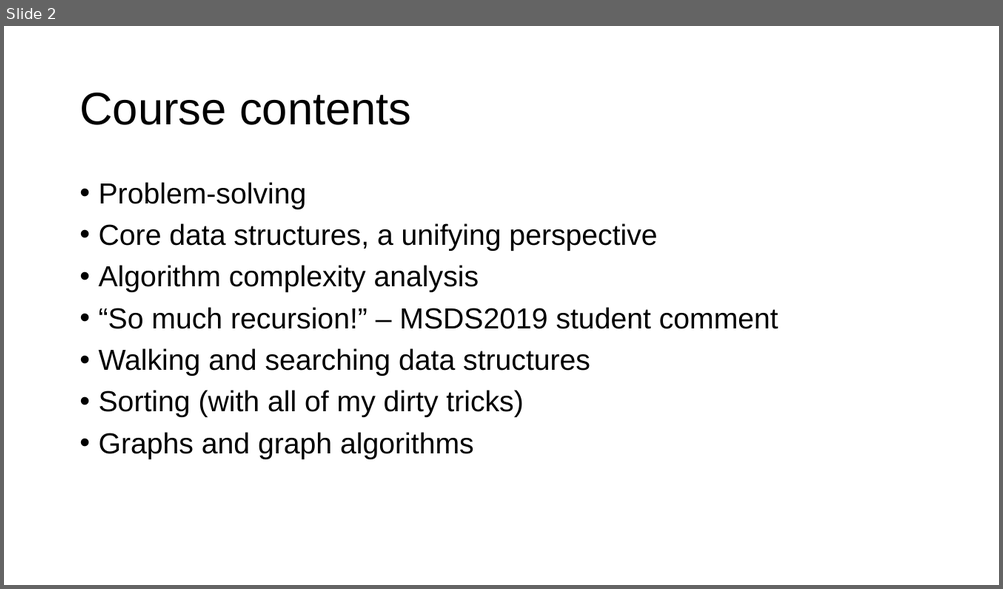
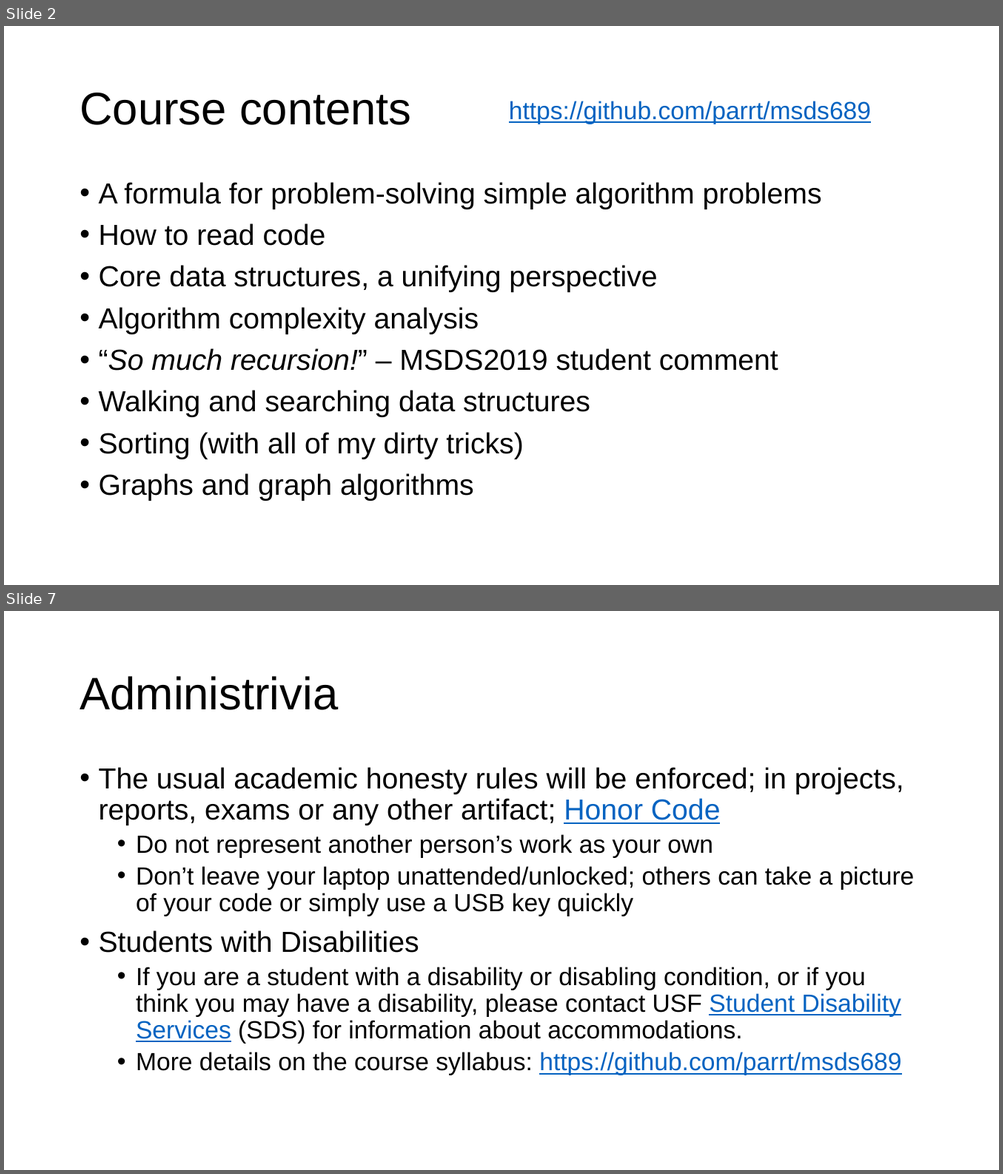
Before and after one commit to parrt/msds689, a slide deck: notes/welcome.pptx. Shown one above the other, each under a label of ours: slide 2 before the commit, slides 2 and 7 after it; the slides between them are not shown. The pictures are 1003x589 and 1003x1174 pixels, drawn with LibreOffice and Linux fonts; fonts in the diff are those of the drawing; background and template pictures are left out. Boxes give left, top, right and bottom in pixels: in the first picture for what was removed or moved away, otherwise in the second. Text is boxed around its words. In the diff, an @@ line names an element or a change of style, - is before the commit and + after.

```diff
--- a/notes/welcome.pptx
+++ b/notes/welcome.pptx
@@ slide 7 added at [4,611,999,1170], background #FFFFFF @@
@@ title added at [79,676,338,710], 44 pt, text #000000 @@
+Administrivia
@@ text added at [99,767,914,1076], 24 pt, text #000000 @@
+• The usual academic honesty rules will be enforced; in projects, reports, exams or any other artifact; Honor Code
+  • Do not represent another person’s work as your own
+  • Don’t leave your laptop unattended/unlocked; others can take a picture of your code or simply use a USB key quickly
+• Students with Disabilities
+  • If you are a student with a disability or disabling condition, or if you think you may have a disability, please contact USF Student Disability Services (SDS) for information about accommodations.
+  • More details on the course syllabus: https://github.com/parrt/msds689
@@ slide 2 changed as well @@
@@ text added at [509,101,871,124], 24 pt, text #0563C1, underline @@
+https://github.com/parrt/msds689
@@ text at [99,182,822,246]: text changed @@
-• Problem-solving
+• A formula for problem-solving simple algorithm problems
+• How to read code
@@ text at [99,349,778,371]: italic on in "“So much recursion!”" @@
```
Also in this commit, not shown: 1 other slide changed, 4 other slides added, 1 slide removed, 5 other files.
